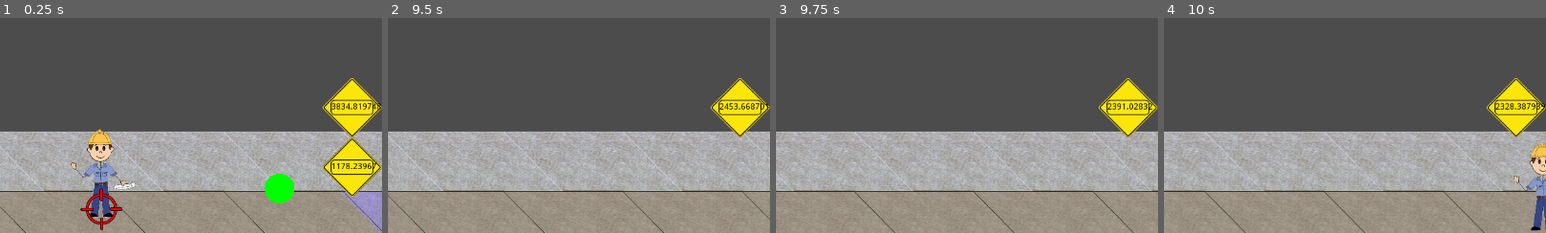
Above: before the commit, frames 1-4 (left to right).
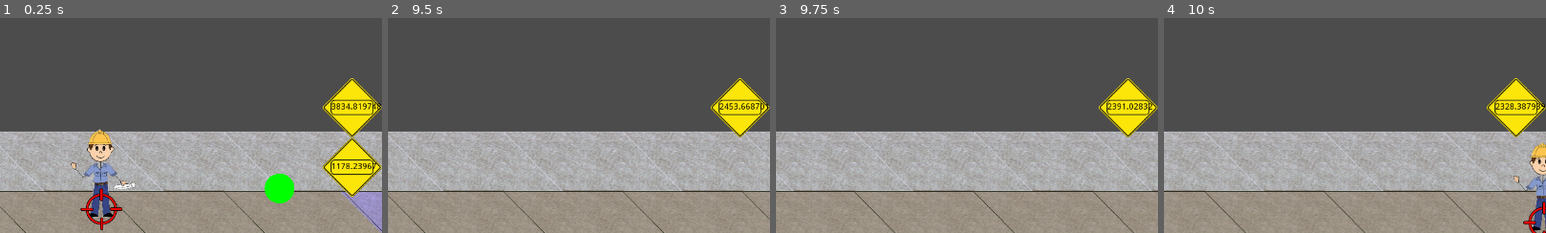
Above: after the commit, the same moments.

Repository: Anatolij-Grigorjev/MopedRebelGO
Game: Godot game, scene res://stages/test/test_stage.tscn
Same seed, same stepped clock (60 frames per second), same inputs: the game is played once before the commit and once after it.
Inputs:
- Up to frame 1 (0.25 s): no input
- Up to frame 2 (9.5 s): hold W (swerve_up) 0.53-1.28 s; tap one key every 0.75 s from 0.6 s: O (diss_target_above) L (diss_target_below) P (say_diss) O (diss_target_above) L (diss_target_below) P (say_diss) O (diss_target_above) L (diss_target_below) P (say_diss) O (diss_target_above) L (diss_target_below) P (say_diss); hold S (swerve_down) 1.28-2.03 s; hold W (swerve_up) 2.03-3.53 s; hold S (swerve_down) 3.53-5.78 s; hold W (swerve_up) 5.78-8.03 s; hold S (swerve_down) from 8.03 s (still down)
- Up to frame 3 (9.75 s): release S (swerve_down) at 9.53 s; hold W (swerve_up) from 9.53 s (still down); tap O (diss_target_above) at 9.6 s
- Up to frame 4 (10 s): keep holding W (swerve_up)
The pictures show only the part of the screen within x 50-100%, y 50-100%; the shares and areas given below are measured in that part.

Frames 1-3 are identical in both runs. In frame 4, 0.2% of the frame differs, in the area x 94-100%, y 85-100%.
Error in both runs: Invalid get index '-1' (on base: 'Array'). (res://utils/logger.gd:103)

Commit message:
Diss aim dissapear once citizen past rebel

Diff:
--- a/game/obstacles/citizens/citizen.gd
+++ b/game/obstacles/citizens/citizen.gd
@@ -30,6 +30,9 @@
 	._on_area_entered(area)
 	LOG.debug("citizen caught area {}", [area])
 	if (area.is_in_group(C.GROUP_MR)):
+		if ($DissAim):
+			$DissAim.visible = false
+			$DissAim.queue_free()
 		animator.play("hit_by_moped")
 
 
--- a/game/stages/stage_control.gd
+++ b/game/stages/stage_control.gd
@@ -112,9 +112,14 @@
 
 
 func _process_diss_aim() -> void:
-	#diss reticule manages lifecycle internally
+	#check if reticule citizen is passed moped rebel to free it
 	if (is_instance_valid(_current_diss_aim)):
-		return
+		var target_citizen := _current_diss_aim.get_target_citizen()
+		if (target_citizen.global_position.x <= moped_rebel.global_position.x):
+			_current_diss_aim.queue_free()
+		else:
+			#if aim is active and citizen still onscreen then all good
+			return
 
 	var available_citizens := _get_onscreen_dissable_citizens()
 	if (available_citizens):
@@ -195,7 +200,8 @@
 	var onscreen_dissables : Array = []
 	for dissable in get_tree().get_nodes_in_group(C.GROUP_DISSABLES):
 		var citizen : CitizenRoadBlock = dissable as CitizenRoadBlock
-		if (citizen.visibility_controller.is_on_screen()):
+		if (citizen.visibility_controller.is_on_screen()
+			and citizen.global_position.x > moped_rebel.global_position.x):
 			onscreen_dissables.append(citizen)
 
 	return onscreen_dissables
